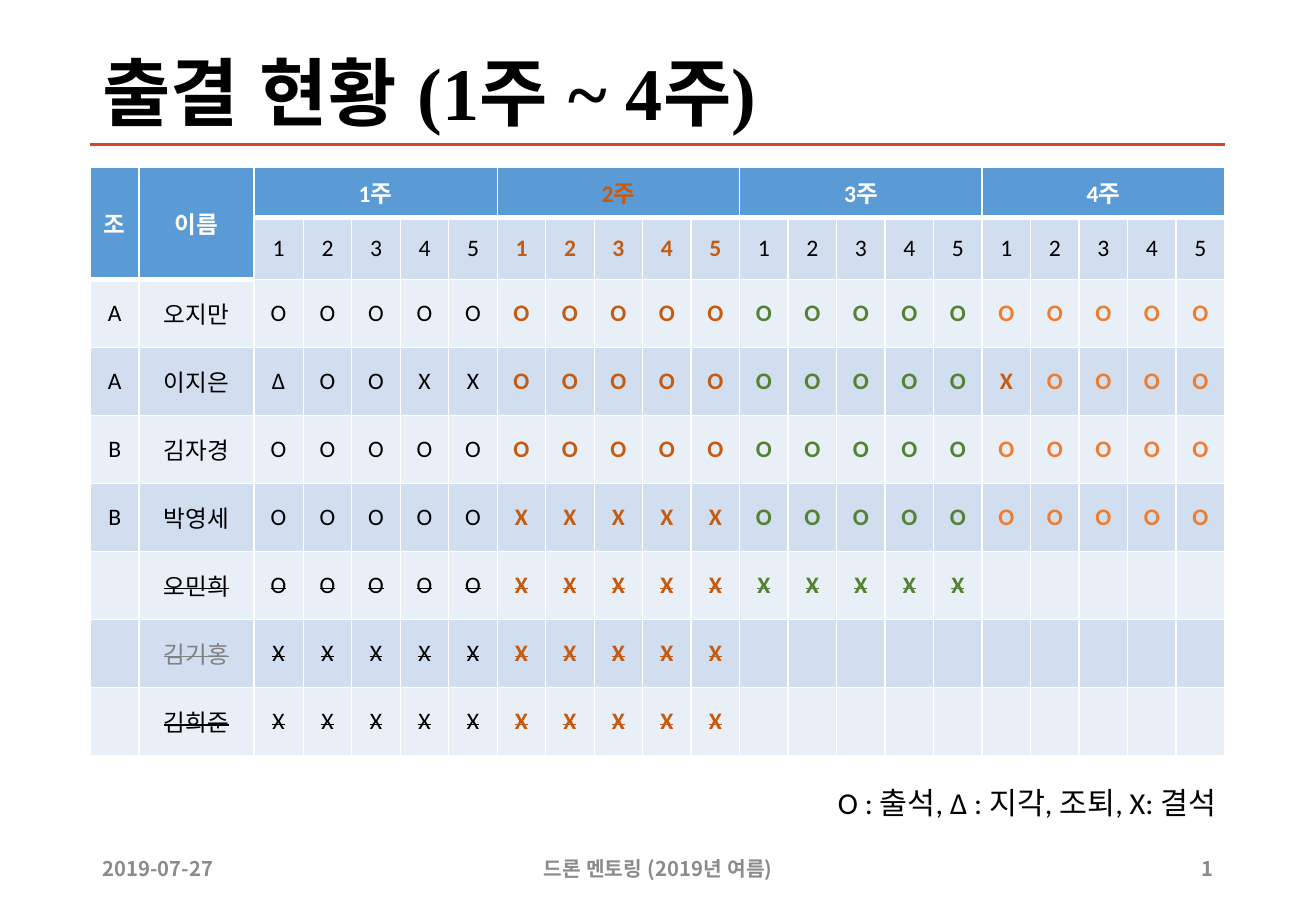
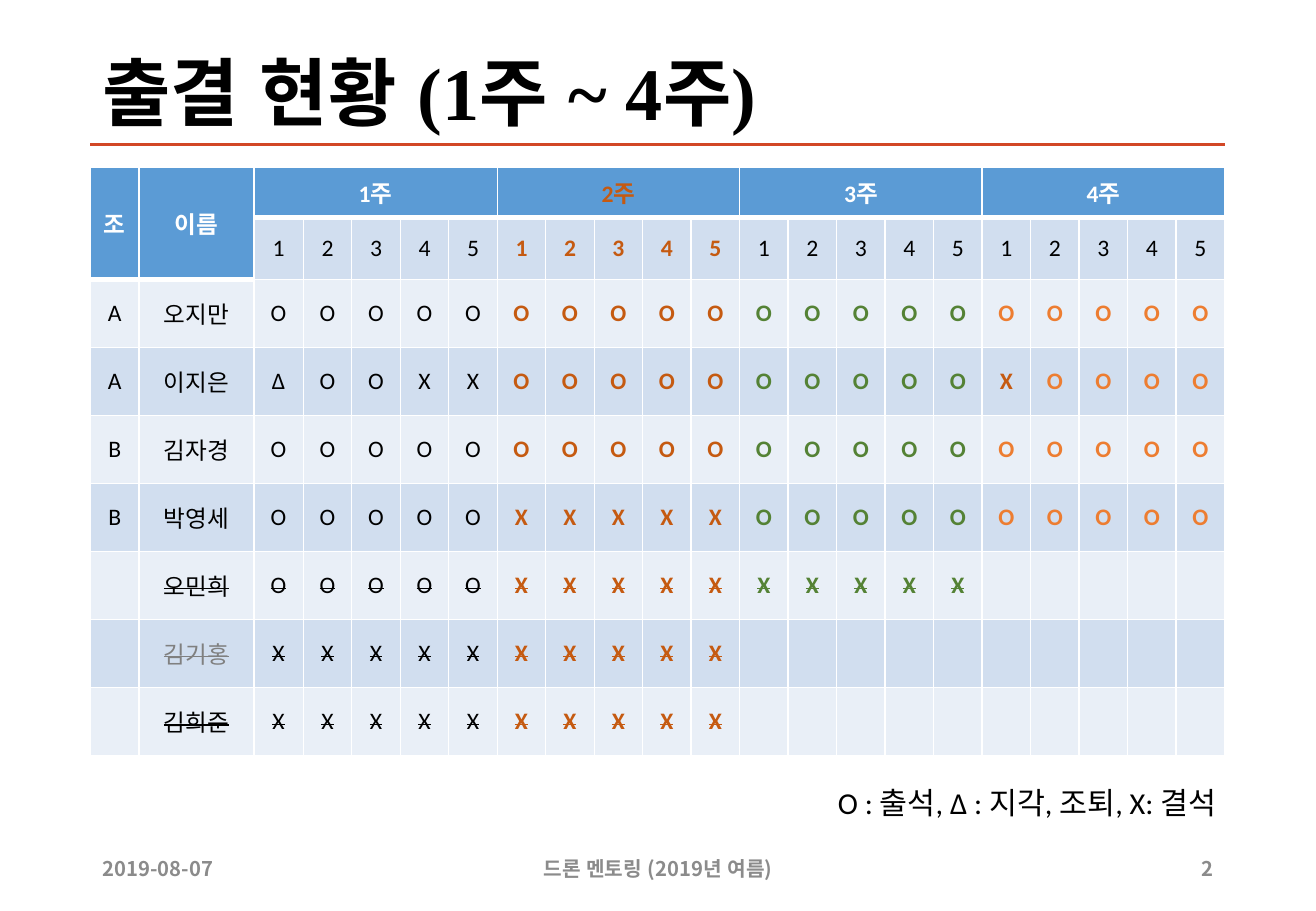
Before and after one commit to sunabove/drone_mentoring, a slide deck: slide 2 of 110 드론 멘토링 출결 현황 V1.1.pptx (slide 1 before the commit). Drawn at 1316x911 pixels with LibreOffice and Linux fonts; fonts in the diff are those of the drawing. Boxes give left, top, right and bottom in pixels: in the first picture for what was removed or moved away, otherwise in the second. Text is boxed around its words. In the diff, an @@ line names an element or a change of style, - is before the commit and + after.

```diff
--- a/110 드론 멘토링 출결 현황 V1.1.pptx
+++ b/110 드론 멘토링 출결 현황 V1.1.pptx
@@ text at <box>103,861,213,876</box>: text changed @@
-2019-07-27
+2019-08-07
@@ page number at <box>1201,861,1213,876</box>: text changed @@
-1
+2
```
Also in this commit, not shown: 1 other slide changed, 10 other files.
